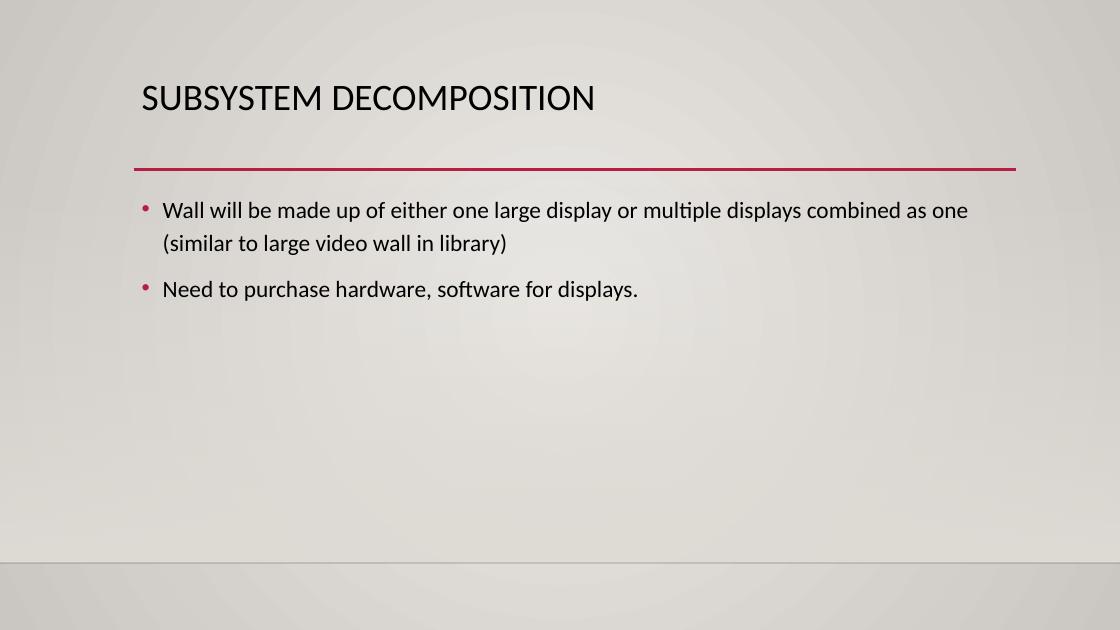
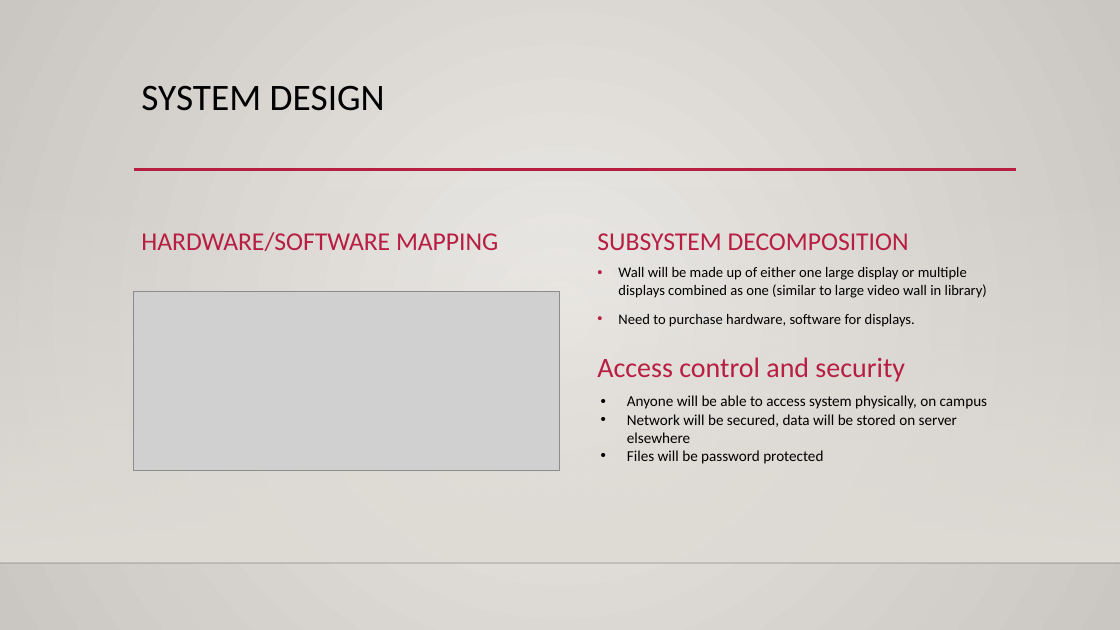
Before and after one commit to IUS-CS/Team17, a slide deck: slide 3 of REPORTS/RF3.pptx (slide 4 before the commit). Drawn at 1120x630 pixels with LibreOffice and Linux fonts; fonts in the diff are those of the drawing; grey boxes stand for pictures; background and template pictures are left out. Boxes give left, top, right and bottom in pixels: in the first picture for what was removed or moved away, otherwise in the second. Text is boxed around its words. In the diff, an @@ line names an element or a change of style, - is before the commit and + after.

Commit message:
adjusted powerpoint to be less slides with same amount of info, and repo layout

```diff
--- a/REPORTS/RF3.pptx
+++ b/REPORTS/RF3.pptx
@@ title added at (x1=141, y1=85, x2=385, y2=111), 32 pt, text #000000 @@
+SYSTEM DESIGN
@@ text "SUBSYSTEM DECOMPOSITION" moved from (x1=142, y1=85, x2=596, y2=111) to (x1=597, y1=233, x2=909, y2=250) @@
@@ text "SUBSYSTEM DECOMPOSITION" at (x1=597, y1=233, x2=909, y2=250): size 32 to 22 pt, text colour #000000 to #B71E42; line spacing 0.9 to 1; more space between paragraphs; vertical alignment top to bottom @@
@@ text added at (x1=141, y1=232, x2=498, y2=251), 22 pt, text #B71E42 @@
+HARDWARE/SOFTWARE MAPPING
@@ text "Wall will be made up ..." moved from (x1=163, y1=201, x2=968, y2=301) to (x1=618, y1=267, x2=987, y2=327) @@
@@ text "Wall will be made up ..." at (x1=618, y1=267, x2=987, y2=327): size 20 to 12.5 pt; line spacing 1.2 to 1 @@
@@ picture added at (x1=133, y1=292, x2=560, y2=471) @@
@@ text added at (x1=597, y1=357, x2=905, y2=382), 24 pt, text #B71E42 @@
+Access control and security
@@ text added at (x1=627, y1=395, x2=987, y2=464), 13 pt, text #000000 @@
+• Anyone will be able to access system physically, on campus
+• Network will be secured, data will be stored on server elsewhere
+• Files will be password protected
```
Also in this commit, not shown: 2 other slides changed, 1 slide added, 3 slides removed, 3 other files.
